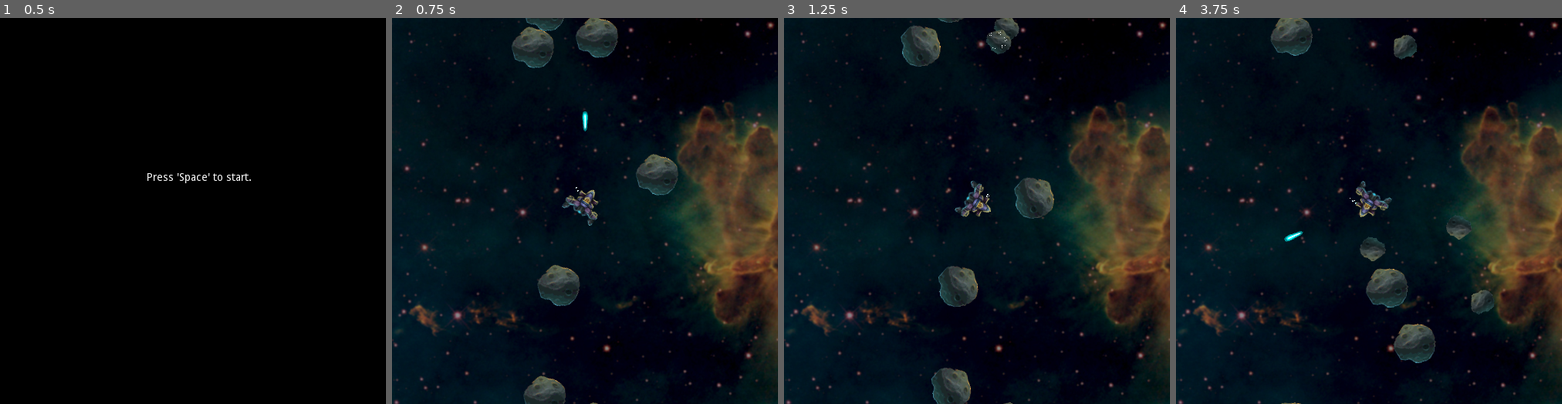
Above: before the commit, frames 1-4 (left to right).
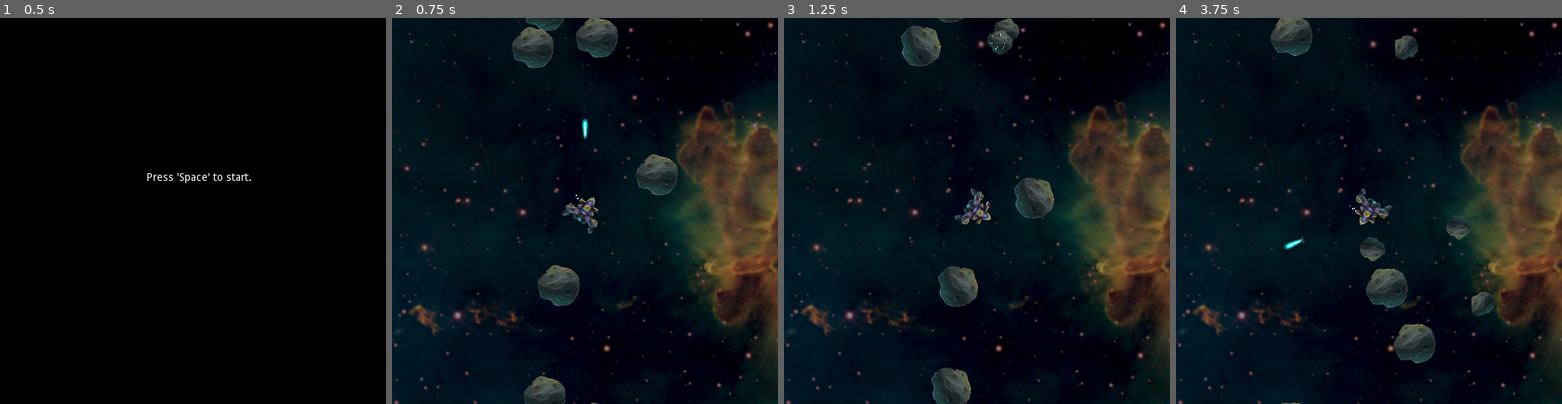
Above: after the commit, the same moments.

Repository: leddkire/godot-asteroids
Game: Godot game, scene res://StartOfGame.tscn
Two runs of this game, one before a commit and one after it. Both use one fixed random seed, a clock stepped at 60 frames per second and the inputs below.
Inputs (mouse positions are in pixels of both pictures, inside the frame that each line leads up to):
- Up to frame 1 (0.5 s): no input
- Up to frame 2 (0.75 s): tap Space (shoot_projectile) at 0.5 s; move the mouse to (669, 191) at 0.52 s; hold Right (move_right) from 0.53 s (still down); hold Space (shoot_projectile) from 0.53 s (still down); click (669, 191) at 0.67 s
- Up to frame 3 (1.25 s): keep holding Right (move_right); keep holding Space (shoot_projectile)
- Up to frame 4 (3.75 s): release Right (move_right) at 1.25 s; release Space (shoot_projectile) at 1.25 s; drag from (1291, 230) to (1349, 288) at 1.27 s; move the mouse to (1407, 126) at 2.02 s; hold Right (move_right) 2.03-2.75 s; hold Space (shoot_projectile) 2.03-2.75 s; drag from (1349, 288) to (1253, 153) at 2.77 s; move the mouse to (1484, 268) at 3.52 s; hold Left (move_left) from 3.53 s (still down); hold Space (shoot_projectile) from 3.53 s (still down)

Frame 1 is identical in both runs. In frame 2, 0.6% of the frame differs, in the area x 44-54%, y 24-56%; in frame 3, 0.7%; in frame 4, 0.8%, in the area x 28-83%, y 4-78%.

Commit message:
Refactor ship instance management

Diff:
--- a/StartOfGame.gd
+++ b/StartOfGame.gd
@@ -11,9 +11,19 @@
 func start_game():
     var entity_screen_wrap_rule : EntityScreenWrapRule = load("res://rules/screen_wrap/EntityScreenWrapRule.gd").new()
     add_child(create_ship_position_controller(entity_screen_wrap_rule))
-    spawn_ship(entity_screen_wrap_rule)
+    var ship = new_spawn_ship()
+    PlayerLives.initialize(ship)
     spawn_asteroids()
     get_tree().paused = false
+
+func new_spawn_ship():
+    var ship = load("res://ship/ship.tscn").instance()
+    add_child(ship)
+    ship.initialize(center_of_screen())
+    return ship
+
+func center_of_screen():
+    return Vector2(250,250)
 
 func spawn_asteroids():
     var asteroid_spawning_rule: AsteroidSpawningRule = load("res://rules/position/AsteroidSpawningRule.gd").new()
--- a/StartOfGame.tscn
+++ b/StartOfGame.tscn
@@ -1,7 +1,6 @@
-[gd_scene load_steps=14 format=2]
+[gd_scene load_steps=13 format=2]
 
 [ext_resource path="res://StartOfGame.gd" type="Script" id=1]
-[ext_resource path="res://ship/ship.tscn" type="PackedScene" id=2]
 [ext_resource path="res://edges/Edge.tscn" type="PackedScene" id=3]
 [ext_resource path="res://edges/SouthEdge.gd" type="Script" id=4]
 [ext_resource path="res://edges/NorthEdge.gd" type="Script" id=5]
@@ -42,9 +41,6 @@
 [node name="Background" type="Sprite" parent="."]
 position = Vector2( 409.389, 376.731 )
 texture = ExtResource( 8 )
-
-[node name="ship" parent="." instance=ExtResource( 2 )]
-position = Vector2( 250, 240 )
 
 [node name="south_edge" parent="." instance=ExtResource( 3 )]
 script = ExtResource( 4 )
--- a/lives/player/PlayerLives.gd
+++ b/lives/player/PlayerLives.gd
@@ -3,7 +3,11 @@
 var lives = 3
 
 func _ready():
-    ShipAntenna.connect("ship_collided_with_asteroid", self, "_on_ship_collided_with_asteroid")
+    pass
+
+func initialize(ship: Node):
+    ship.wire_collision_with_asteroid(self, "_on_ship_collided_with_asteroid")
+
 
 func _on_ship_collided_with_asteroid():
     lives -= 1
--- a/project.godot
+++ b/project.godot
@@ -58,6 +58,11 @@
 "class": "ScreenWrapController",
 "language": "GDScript",
 "path": "res://ScreenWrapController/ScreenWrapController.gd"
+}, {
+"base": "KinematicBody2D",
+"class": "ShipInstance",
+"language": "GDScript",
+"path": "res://ship/ShipInstance.gd"
 } ]
 _global_script_class_icons={
 "Asteroid": "",
@@ -69,7 +74,8 @@
 "Edge": "",
 "EntityScreenWrapRule": "",
 "ScreenWrapConstants": "",
-"ScreenWrapController": ""
+"ScreenWrapController": "",
+"ShipInstance": ""
 }
 
 [application]
--- /dev/null
+++ b/ship/ShipInstance.gd
@@ -0,0 +1,103 @@
+extends KinematicBody2D
+class_name ShipInstance
+
+onready var initial_velocity = 0
+var current_velocity_vector : Vector2 = Vector2(0,0)
+onready var thrust = 10
+onready var current_rotation_direction : int = 0
+onready var rotation_speed : float = 3
+onready var friction : float = 0.99
+onready var shooting_angle : float = 0
+var screen_id
+var is_center_instance
+var ship_antenna
+
+var bullet_screen_id = 0
+
+const LEFT_DIRECTION = -1
+const RIGHT_DIRECTION  = 1
+const NO_DIRECTION  = 0
+
+signal instance_collided_with_asteroid
+
+func _ready():
+    set_physics_process(true)
+    add_to_group(GroupConstants.SHIP)
+    add_to_group(GroupConstants.DRIFTS)
+    ship_antenna = ShipAntenna
+    ship_antenna.connect("ship_collided_with_asteroid", self, "_on_ship_collided_with_asteroid")
+
+
+func _input(input_event : InputEvent):
+    if input_event.is_action_pressed("shoot_projectile"):
+        var pellet_shooting_angle = Vector2(1,1).rotated(self.rotation).angle()
+        var pellet = spawn_pellet_projectile(get_projectile_spawn_position(), pellet_shooting_angle)
+        self.get_parent().add_child(pellet)
+
+func _physics_process(delta):
+    self.rotation += calculate_rotation_direction_from_input() * self.rotation_speed * delta
+    self.current_velocity_vector = calculate_movement_vector_based_on_input(self.current_velocity_vector, self.rotation, delta)
+    var infinite_inertia = true
+    var collision = move_and_collide(self.current_velocity_vector, infinite_inertia)
+
+func calculate_movement_vector_based_on_input(velocity_vector, current_rotation, delta):
+    $ForwardPropulsion.emitting = false
+    if Input.is_action_pressed("move_up") :
+        velocity_vector += calculate_velocity(current_rotation) * delta
+        $ForwardPropulsion.emitting = true
+    return velocity_vector * self.friction
+
+func calculate_velocity(current_rotation):
+    return Vector2(sin(current_rotation),-cos(current_rotation)) * self.thrust
+
+func calculate_rotation_direction_from_input():
+    $LeftPropulsion.emitting = false
+    $RightPropulsion.emitting = false
+    if Input.is_action_pressed("move_left"):
+        $RightPropulsion.emitting = true
+        return LEFT_DIRECTION
+    if Input.is_action_pressed("move_right") :
+        $LeftPropulsion.emitting = true
+        return RIGHT_DIRECTION
+    return NO_DIRECTION
+
+func physics_detection_is_disabled():
+    return (self.collision_layer == 0) and (self.collision_mask == 1)
+
+var pellet_scn = preload("res://projectiles/pellet/pellet.tscn")
+func spawn_pellet_projectile(spawn_position : Vector2, projectile_rotation : float):
+    var pellet = pellet_scn.instance()
+    pellet.position = spawn_position
+    pellet.rotation = projectile_rotation
+    pellet.screen_id = str(self.screen_id) + "_bullet_" + str(bullet_screen_id)
+    EntityCensus.add_entity_to_census(pellet)
+    self.bullet_screen_id += 1
+    return pellet
+
+func get_projectile_spawn_position():
+    return $ProjectileSpawn.global_position
+
+func set_new_position(pos: Vector2):
+    self.position = pos
+
+func _on_Area2D_body_entered(body):
+    if body is AsteroidScreenInstance:
+        emit_signal("instance_collided_with_asteroid")
+
+func _on_ship_collided_with_asteroid():
+    if $invincibility.is_stopped():
+        $AnimationPlayer.play("Invincibility")
+        $invincibility.start()
+        $AsteroidCollision.set_deferred("monitoring", false)
+
+func _on_invincibility_timeout():
+    $AnimationPlayer.play("Idle")
+    $AsteroidCollision.monitoring = true
+
+func become_invincible():
+    $AnimationPlayer.play("Invincibility")
+    $AsteroidCollision.set_deferred("monitoring", false)
+
+func become_vincible():
+    $AnimationPlayer.play("Idle")
+    $AsteroidCollision.monitoring = true
--- /dev/null
+++ b/ship/ShipInstance.tscn
@@ -0,0 +1,133 @@
+[gd_scene load_steps=7 format=2]
+
+[ext_resource path="res://ship/ShipInstance.gd" type="Script" id=1]
+[ext_resource path="res://ship/ship.png" type="Texture" id=2]
+
+[sub_resource type="Animation" id=1]
+resource_name = "Idle"
+
+[sub_resource type="Animation" id=2]
+length = 0.6
+loop = true
+tracks/0/type = "value"
+tracks/0/path = NodePath("Hull:modulate")
+tracks/0/interp = 1
+tracks/0/loop_wrap = true
+tracks/0/imported = false
+tracks/0/enabled = true
+tracks/0/keys = {
+"times": PoolRealArray( 0, 0.1, 0.2, 0.3, 0.4, 0.5, 0.6 ),
+"transitions": PoolRealArray( 1, 1, 1, 1, 1, 1, 1 ),
+"update": 0,
+"values": [ Color( 1, 1, 1, 1 ), Color( 1, 1, 1, 0 ), Color( 1, 1, 1, 1 ), Color( 1, 1, 1, 0 ), Color( 1, 1, 1, 1 ), Color( 1, 1, 1, 0 ), Color( 1, 1, 1, 1 ) ]
+}
+
+[sub_resource type="Curve" id=3]
+_data = [ Vector2( 0, 1 ), 0.0, -0.0586122, 0, 0, Vector2( 1, 0.123904 ), -2.83821, 0.0, 0, 0 ]
+
+[sub_resource type="Gradient" id=4]
+offsets = PoolRealArray( 0, 0.734628 )
+colors = PoolColorArray( 0.739865, 0.993903, 1, 1, 1, 1, 1, 1 )
+
+[node name="ShipInstance" type="KinematicBody2D" groups=[
+"ships",
+]]
+collision_layer = 2
+collision_mask = 2
+script = ExtResource( 1 )
+
+[node name="ProjectileSpawn" type="Position2D" parent="."]
+visible = false
+position = Vector2( 0, -20.5 )
+
+[node name="AsteroidCollision" type="Area2D" parent="."]
+visible = false
+collision_mask = 4
+
+[node name="RightSide" type="CollisionPolygon2D" parent="AsteroidCollision"]
+polygon = PoolVector2Array( -0.180351, -20.6137, 5.46648, -10.1505, 12.7742, -9.32006, 12.7742, -5.16797, 6.79515, -4.33755, 10.449, -1.8463, 11.7776, 3.30228, 20.414, 3.30228, 23.4035, 9.1152, 22.0748, 19.4124, 19.0853, 19.2463, 15.0993, 14.9281, 14.7672, 11.2743, 9.78465, 9.77954, 5.13432, 14.762, 0.15181, 14.762 )
+
+[node name="LeftSide" type="CollisionPolygon2D" parent="AsteroidCollision"]
+scale = Vector2( -1, 1 )
+polygon = PoolVector2Array( -0.180351, -20.6137, 5.46648, -10.1505, 12.7742, -9.32006, 12.7742, -5.16797, 6.79515, -4.33755, 10.449, -1.8463, 11.7776, 3.30228, 20.414, 3.30228, 23.4035, 9.1152, 22.0748, 19.4124, 19.0853, 19.2463, 15.0993, 14.9281, 14.7672, 11.2743, 9.78465, 9.77954, 5.13432, 14.762, 0.15181, 14.762 )
+
+[node name="Rightside" type="CollisionPolygon2D" parent="."]
+visible = false
+polygon = PoolVector2Array( -0.180351, -20.6137, 5.46648, -10.1505, 12.7742, -9.32006, 12.7742, -5.16797, 6.79515, -4.33755, 10.449, -1.8463, 11.7776, 3.30228, 20.414, 3.30228, 23.4035, 9.1152, 22.0748, 19.4124, 19.0853, 19.2463, 15.0993, 14.9281, 14.7672, 11.2743, 9.78465, 9.77954, 5.13432, 14.762, 0.15181, 14.762 )
+
+[node name="AnimationPlayer" type="AnimationPlayer" parent="."]
+autoplay = "Idle"
+anims/Idle = SubResource( 1 )
+anims/Invincibility = SubResource( 2 )
+
+[node name="ForwardPropulsion" type="CPUParticles2D" parent="."]
+position = Vector2( 0, 12.9105 )
+rotation = 1.5708
+emitting = false
+amount = 20
+lifetime = 0.3
+lifetime_randomness = 0.7
+local_coords = false
+emission_shape = 2
+emission_rect_extents = Vector2( 4, 2 )
+direction = Vector2( 0, 0 )
+spread = 10.47
+gravity = Vector2( 0, 0 )
+initial_velocity = 311.38
+initial_velocity_random = 0.33
+scale_amount = 2.0
+scale_amount_curve = SubResource( 3 )
+color_ramp = SubResource( 4 )
+
+[node name="LeftPropulsion" type="CPUParticles2D" parent="."]
+position = Vector2( -8, -8 )
+rotation = 3.14159
+emitting = false
+amount = 10
+lifetime = 0.05
+lifetime_randomness = 0.7
+emission_shape = 2
+emission_rect_extents = Vector2( 2, 2 )
+direction = Vector2( 0, 0 )
+spread = 2.0
+gravity = Vector2( 0, 0 )
+initial_velocity = 400.0
+initial_velocity_random = 0.33
+scale_amount = 2.0
+scale_amount_curve = SubResource( 3 )
+color_ramp = SubResource( 4 )
+
+[node name="RightPropulsion" type="CPUParticles2D" parent="."]
+position = Vector2( 8, -8 )
+emitting = false
+amount = 10
+lifetime = 0.05
+lifetime_randomness = 0.7
+emission_shape = 2
+emission_rect_extents = Vector2( 2, 1 )
+direction = Vector2( 0, 0 )
+spread = 2.0
+gravity = Vector2( 0, 0 )
+initial_velocity = 400.0
+initial_velocity_random = 0.33
+scale_amount = 2.0
+scale_amount_curve = SubResource( 3 )
+color_ramp = SubResource( 4 )
+
+[node name="invincibility" type="Timer" parent="."]
+wait_time = 2.0
+one_shot = true
+
+[node name="Hull" type="Sprite" parent="."]
+texture = ExtResource( 2 )
+__meta__ = {
+"_edit_lock_": true
+}
+
+[node name="LeftSide" type="CollisionPolygon2D" parent="."]
+visible = false
+rotation = -3.14159
+scale = Vector2( 1, -1 )
+polygon = PoolVector2Array( -0.180351, -20.6137, 5.46648, -10.1505, 12.7742, -9.32006, 12.7742, -5.16797, 6.79515, -4.33755, 10.449, -1.8463, 11.7776, 3.30228, 20.414, 3.30228, 23.4035, 9.1152, 22.0748, 19.4124, 19.0853, 19.2463, 15.0993, 14.9281, 14.7672, 11.2743, 9.78465, 9.77954, 5.13432, 14.762, 0.15181, 14.762 )
+[connection signal="body_entered" from="AsteroidCollision" to="." method="_on_Area2D_body_entered"]
+[connection signal="timeout" from="invincibility" to="." method="_on_invincibility_timeout"]
--- a/ship/ship.gd
+++ b/ship/ship.gd
@@ -1,93 +1,47 @@
-extends KinematicBody2D
+extends Node
 
-onready var initial_velocity = 0
-var current_velocity_vector : Vector2 = Vector2(0,0)
-onready var thrust = 10
-onready var current_rotation_direction : int = 0
-onready var rotation_speed : float = 3
-onready var friction : float = 0.99
-onready var shooting_angle : float = 0
+var instances = []
+onready var screenwrap_rule = preload("res://rules/screen_wrap/EntityScreenWrapRule.gd").new()
+var instance_signal_counter = 0
+signal ship_collided_with_asteroid
 var screen_id
-var is_center_instance
-var ship_antenna
-
-var bullet_screen_id = 0
-
-const LEFT_DIRECTION = -1
-const RIGHT_DIRECTION  = 1
-const NO_DIRECTION  = 0
 
 func _ready():
-    set_physics_process(true)
-    add_to_group(GroupConstants.SHIP)
-    add_to_group(GroupConstants.DRIFTS)
-    ship_antenna = ShipAntenna
-    ship_antenna.connect("ship_collided_with_asteroid", self, "_on_ship_collided_with_asteroid")
+    for child in get_children():
+        var instance = child as ShipInstance
+        if instance != null:
+            instance.connect("instance_collided_with_asteroid", self, "_on_instance_collided_with_asteroid")
+            instances.push_front(instance)
 
+func initialize(initial_position: Vector2):
+    self.screen_id = EntityCensus.issue_new_id()
 
-func _input(input_event : InputEvent):
-    if input_event.is_action_pressed("shoot_projectile"):
-        var pellet_shooting_angle = Vector2(1,1).rotated(self.rotation).angle()
-        var pellet = spawn_pellet_projectile(get_projectile_spawn_position(), pellet_shooting_angle)
-        self.get_parent().add_child(pellet)
+    for instance in instances:
+        instance.screen_id = self.screen_id
+        EntityCensus.add_entity_to_census(instance)
 
-func _physics_process(delta):
-    self.rotation += calculate_rotation_direction_from_input() * self.rotation_speed * delta
-    self.current_velocity_vector = calculate_movement_vector_based_on_input(self.current_velocity_vector, self.rotation, delta)
-    var infinite_inertia = true
-    var collision = move_and_collide(self.current_velocity_vector, infinite_inertia)
+    $initial_center_instance.set_new_position(initial_position)
 
-func calculate_movement_vector_based_on_input(velocity_vector, current_rotation, delta):
-    $ForwardPropulsion.emitting = false
-    if Input.is_action_pressed("move_up") :
-        velocity_vector += calculate_velocity(current_rotation) * delta
-        $ForwardPropulsion.emitting = true
-    return velocity_vector * self.friction
+    var surrounding_instances = instances.duplicate(true)
+    surrounding_instances.erase($initial_center_instance)
+    screenwrap_rule.reposition_around($initial_center_instance, surrounding_instances)
 
-func calculate_velocity(current_rotation):
-    return Vector2(sin(current_rotation),-cos(current_rotation)) * self.thrust
+func _on_instance_collided_with_asteroid():
+    instance_signal_counter += 1
+    if(instance_signal_counter == instances.size()):
+        collided_with_asteroid()
+        instance_signal_counter = 0
 
-func calculate_rotation_direction_from_input():
-    $LeftPropulsion.emitting = false
-    $RightPropulsion.emitting = false
-    if Input.is_action_pressed("move_left"):
-        $RightPropulsion.emitting = true
-        return LEFT_DIRECTION
-    if Input.is_action_pressed("move_right") :
-        $LeftPropulsion.emitting = true
-        return RIGHT_DIRECTION
-    return NO_DIRECTION
-
-func physics_detection_is_disabled():
-    return (self.collision_layer == 0) and (self.collision_mask == 1)
-
-var pellet_scn = preload("res://projectiles/pellet/pellet.tscn")
-func spawn_pellet_projectile(spawn_position : Vector2, projectile_rotation : float):
-    var pellet = pellet_scn.instance()
-    pellet.position = spawn_position
-    pellet.rotation = projectile_rotation
-    pellet.screen_id = str(self.screen_id) + "_bullet_" + str(bullet_screen_id)
-    EntityCensus.add_entity_to_census(pellet)
-    self.bullet_screen_id += 1
-    return pellet
-
-func get_projectile_spawn_position():
-    return $ProjectileSpawn.global_position
-
-func set_new_position(pos: Vector2):
-    self.position = pos
-
-func _on_Area2D_body_entered(body):
-    if body is AsteroidScreenInstance:
-        ship_antenna.ship_collided_with_asteroid()
-
-func _on_ship_collided_with_asteroid():
+func collided_with_asteroid():
+    emit_signal("ship_collided_with_asteroid")
     if $invincibility.is_stopped():
-        $AnimationPlayer.play("Invincibility")
         $invincibility.start()
-        $AsteroidCollision.set_deferred("monitoring", false)
-
+        for instance in instances:
+            instance.become_invincible()
 
 func _on_invincibility_timeout():
-    $AnimationPlayer.play("Idle")
-    $AsteroidCollision.monitoring = true
+    for instance in instances:
+        instance.become_vincible()
+
+func wire_collision_with_asteroid(node: Node, handler_func_name: String):
+    connect("ship_collided_with_asteroid", node, handler_func_name)
--- a/ship/ship.tscn
+++ b/ship/ship.tscn
@@ -1,135 +1,32 @@
-[gd_scene load_steps=7 format=2]
+[gd_scene load_steps=3 format=2]
 
 [ext_resource path="res://ship/ship.gd" type="Script" id=1]
-[ext_resource path="res://ship/ship.png" type="Texture" id=2]
+[ext_resource path="res://ship/ShipInstance.tscn" type="PackedScene" id=2]
 
-[sub_resource type="Animation" id=1]
-resource_name = "Idle"
-
-[sub_resource type="Animation" id=2]
-length = 0.6
-loop = true
-tracks/0/type = "value"
-tracks/0/path = NodePath("Hull:modulate")
-tracks/0/interp = 1
-tracks/0/loop_wrap = true
-tracks/0/imported = false
-tracks/0/enabled = true
-tracks/0/keys = {
-"times": PoolRealArray( 0, 0.1, 0.2, 0.3, 0.4, 0.5, 0.6 ),
-"transitions": PoolRealArray( 1, 1, 1, 1, 1, 1, 1 ),
-"update": 0,
-"values": [ Color( 1, 1, 1, 1 ), Color( 1, 1, 1, 0 ), Color( 1, 1, 1, 1 ), Color( 1, 1, 1, 0 ), Color( 1, 1, 1, 1 ), Color( 1, 1, 1, 0 ), Color( 1, 1, 1, 1 ) ]
-}
-
-[sub_resource type="Curve" id=3]
-_data = [ Vector2( 0, 1 ), 0.0, -0.0586122, 0, 0, Vector2( 1, 0.123904 ), -2.83821, 0.0, 0, 0 ]
-
-[sub_resource type="Gradient" id=4]
-offsets = PoolRealArray( 0, 0.734628 )
-colors = PoolColorArray( 0.739865, 0.993903, 1, 1, 1, 1, 1, 1 )
-
-[node name="ship" type="KinematicBody2D" groups=[
+[node name="ship" type="Node" groups=[
 "ships",
 ]]
-collision_layer = 2
-collision_mask = 2
 script = ExtResource( 1 )
 
-[node name="ProjectileSpawn" type="Position2D" parent="."]
-visible = false
-position = Vector2( 0, -20.5 )
+[node name="initial_center_instance" parent="." instance=ExtResource( 2 )]
 
-[node name="AsteroidCollision" type="Area2D" parent="."]
-visible = false
-collision_mask = 4
+[node name="ShipInstance2" parent="." instance=ExtResource( 2 )]
 
-[node name="RightSide" type="CollisionPolygon2D" parent="AsteroidCollision"]
-polygon = PoolVector2Array( -0.180351, -20.6137, 5.46648, -10.1505, 12.7742, -9.32006, 12.7742, -5.16797, 6.79515, -4.33755, 10.449, -1.8463, 11.7776, 3.30228, 20.414, 3.30228, 23.4035, 9.1152, 22.0748, 19.4124, 19.0853, 19.2463, 15.0993, 14.9281, 14.7672, 11.2743, 9.78465, 9.77954, 5.13432, 14.762, 0.15181, 14.762 )
+[node name="ShipInstance3" parent="." instance=ExtResource( 2 )]
 
-[node name="LeftSide" type="CollisionPolygon2D" parent="AsteroidCollision"]
-scale = Vector2( -1, 1 )
-polygon = PoolVector2Array( -0.180351, -20.6137, 5.46648, -10.1505, 12.7742, -9.32006, 12.7742, -5.16797, 6.79515, -4.33755, 10.449, -1.8463, 11.7776, 3.30228, 20.414, 3.30228, 23.4035, 9.1152, 22.0748, 19.4124, 19.0853, 19.2463, 15.0993, 14.9281, 14.7672, 11.2743, 9.78465, 9.77954, 5.13432, 14.762, 0.15181, 14.762 )
+[node name="ShipInstance4" parent="." instance=ExtResource( 2 )]
 
-[node name="Rightside" type="CollisionPolygon2D" parent="."]
-visible = false
-polygon = PoolVector2Array( -0.180351, -20.6137, 5.46648, -10.1505, 12.7742, -9.32006, 12.7742, -5.16797, 6.79515, -4.33755, 10.449, -1.8463, 11.7776, 3.30228, 20.414, 3.30228, 23.4035, 9.1152, 22.0748, 19.4124, 19.0853, 19.2463, 15.0993, 14.9281, 14.7672, 11.2743, 9.78465, 9.77954, 5.13432, 14.762, 0.15181, 14.762 )
+[node name="ShipInstance5" parent="." instance=ExtResource( 2 )]
 
-[node name="AnimationPlayer" type="AnimationPlayer" parent="."]
-autoplay = "Idle"
-anims/Idle = SubResource( 1 )
-anims/Invincibility = SubResource( 2 )
+[node name="ShipInstance6" parent="." instance=ExtResource( 2 )]
 
-[node name="ForwardPropulsion" type="CPUParticles2D" parent="."]
-position = Vector2( 0, 12.9105 )
-rotation = 1.5708
-emitting = false
-amount = 20
-lifetime = 0.3
-lifetime_randomness = 0.7
-local_coords = false
-emission_shape = 2
-emission_rect_extents = Vector2( 4, 2 )
-direction = Vector2( 0, 0 )
-spread = 10.47
-gravity = Vector2( 0, 0 )
-initial_velocity = 311.38
-initial_velocity_random = 0.33
-scale_amount = 2.0
-scale_amount_curve = SubResource( 3 )
-color_ramp = SubResource( 4 )
+[node name="ShipInstance7" parent="." instance=ExtResource( 2 )]
 
-[node name="LeftPropulsion" type="CPUParticles2D" parent="."]
-position = Vector2( -8, -8 )
-rotation = 3.14159
-emitting = false
-amount = 10
-lifetime = 0.05
-lifetime_randomness = 0.7
-emission_shape = 2
-emission_rect_extents = Vector2( 2, 2 )
-direction = Vector2( 0, 0 )
-spread = 2.0
-gravity = Vector2( 0, 0 )
-initial_velocity = 400.0
-initial_velocity_random = 0.33
-scale_amount = 2.0
-scale_amount_curve = SubResource( 3 )
-color_ramp = SubResource( 4 )
+[node name="ShipInstance8" parent="." instance=ExtResource( 2 )]
 
-[node name="RightPropulsion" type="CPUParticles2D" parent="."]
-position = Vector2( 8, -8 )
-emitting = false
-amount = 10
-lifetime = 0.05
-lifetime_randomness = 0.7
-emission_shape = 2
-emission_rect_extents = Vector2( 2, 1 )
-direction = Vector2( 0, 0 )
-spread = 2.0
-gravity = Vector2( 0, 0 )
-initial_velocity = 400.0
-initial_velocity_random = 0.33
-scale_amount = 2.0
-scale_amount_curve = SubResource( 3 )
-color_ramp = SubResource( 4 )
+[node name="ShipInstance9" parent="." instance=ExtResource( 2 )]
 
 [node name="invincibility" type="Timer" parent="."]
 wait_time = 2.0
 one_shot = true
-
-[node name="Hull" type="Sprite" parent="."]
-texture = ExtResource( 2 )
-__meta__ = {
-"_edit_lock_": true
-}
-
-[node name="EdgeCollision2" type="Node" parent="."]
-
-[node name="LeftSide" type="CollisionPolygon2D" parent="."]
-visible = false
-rotation = -3.14159
-scale = Vector2( 1, -1 )
-polygon = PoolVector2Array( -0.180351, -20.6137, 5.46648, -10.1505, 12.7742, -9.32006, 12.7742, -5.16797, 6.79515, -4.33755, 10.449, -1.8463, 11.7776, 3.30228, 20.414, 3.30228, 23.4035, 9.1152, 22.0748, 19.4124, 19.0853, 19.2463, 15.0993, 14.9281, 14.7672, 11.2743, 9.78465, 9.77954, 5.13432, 14.762, 0.15181, 14.762 )
-[connection signal="body_entered" from="AsteroidCollision" to="." method="_on_Area2D_body_entered"]
 [connection signal="timeout" from="invincibility" to="." method="_on_invincibility_timeout"]
